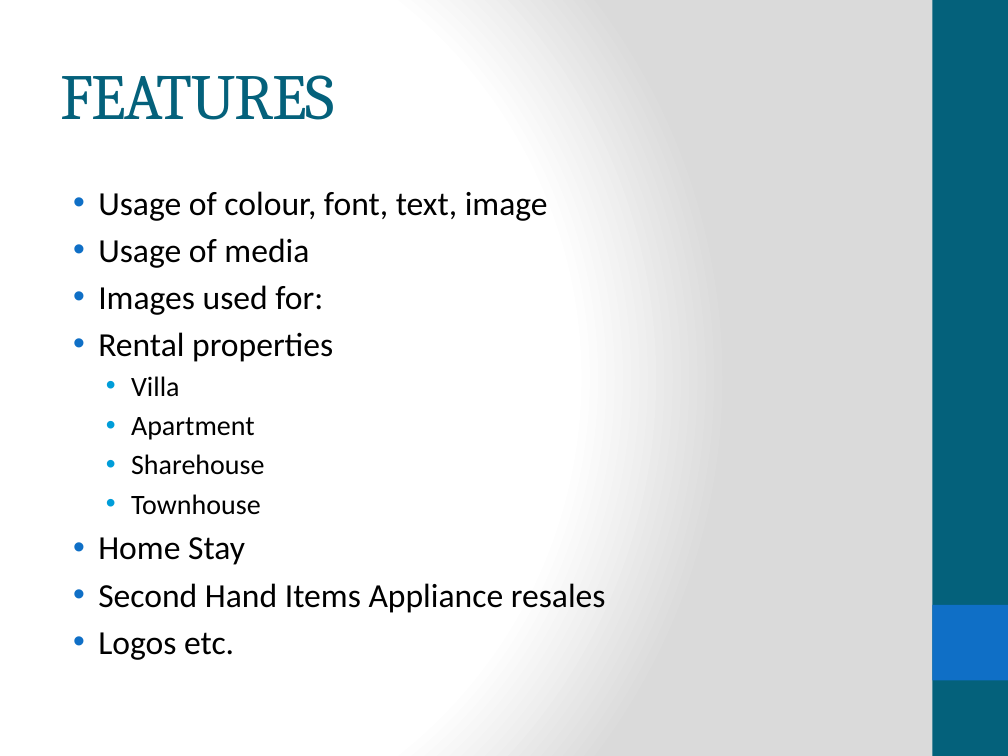
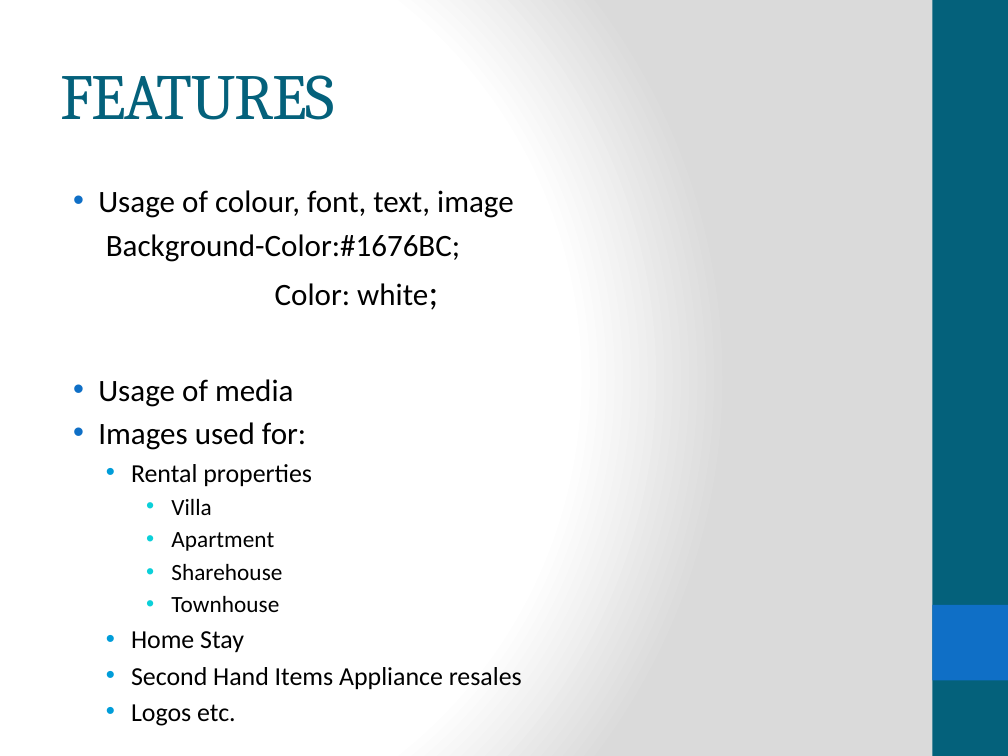
Before and after one commit to jc444921/ProjectFirstStage, a slide deck: slide 7 of Team02.pptx. Drawn at 1008x756 pixels with LibreOffice and Linux fonts; fonts in the diff are those of the drawing. Boxes give left, top, right and bottom in pixels: in the first picture for what was removed or moved away, otherwise in the second. Text is boxed around its words. In the diff, an @@ line names an element or a change of style, - is before the commit and + after.

```diff
--- a/Team02.pptx
+++ b/Team02.pptx
@@ text at bbox=[98, 190, 522, 690]: size 24 to 22.2 pt in "Usage of colour, font, text, image", "Usage of media", "Images used for:"; size 24 to 18.5 pt in "Rental properties", "Home Stay", "Second Hand Items Appliance resales", "Logos etc."; size 20 to 16.6 pt in "Villa", "Apartment", "Sharehouse", "Townhouse"; list level 1 to 2 in "Rental properties"; bullet colour #0F6FC6 to #009DD9; list level 2 to 3 in "Villa"; bullet colour #009DD9 to #0BD0D9; list level 2 to 3 in "Apartment"; list level 2 to 3 in "Sharehouse"; list level 2 to 3 in "Townhouse"; list level 1 to 2 in "Home Stay"; list level 1 to 2 in "Second Hand Items Appliance resales"; list level 1 to 2 in "Logos etc." @@
@@ text at bbox=[106, 234, 460, 306]: paragraphs added @@
+  Background-Color:#1676BC;
+Color: white;
```
Also in this commit, not shown: 3 other slides changed, 1 slide added, 1 slide removed.
